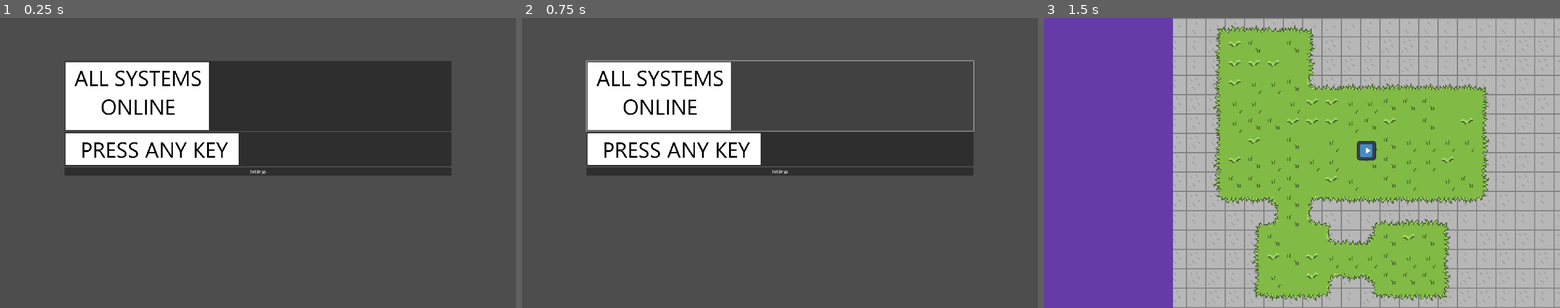
Above: before the commit, frames 1-3 (left to right).
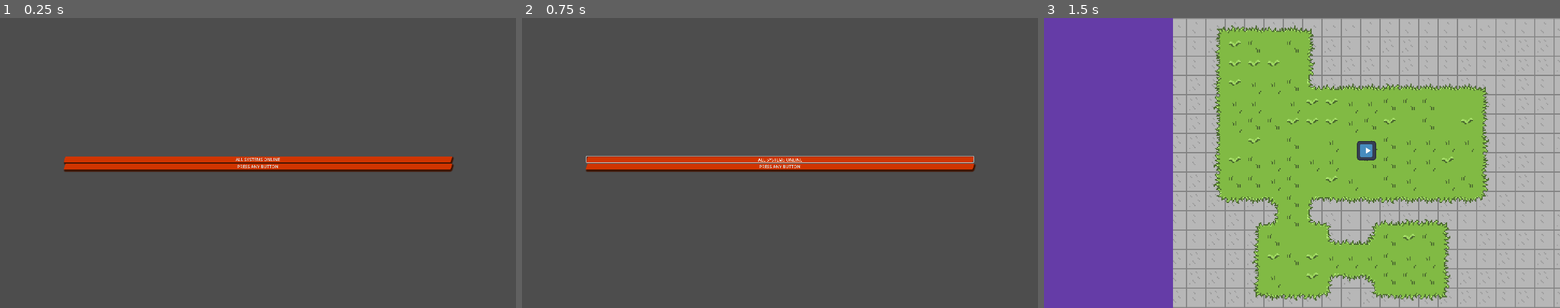
Above: after the commit, the same moments.

Repository: Earth-Turtle/jan-jam
Game: Godot game, scene res://scenes/main_menu.tscn
The game is run twice, just before and just after one commit, with the same random seed, the same clock (stepped at 60 frames per second) and the same inputs. The engine's default icon, where the game draws it, is replaced by a stand-in: a white triangle on a blue panel in a dark square.
Inputs (mouse positions are in pixels of both pictures, inside the frame that each line leads up to; where the layout moved, square brackets give the same spot in the first picture):
- Up to frame 1 (0.25 s): no input
- Up to frame 2 (0.75 s): click (780, 160) [780, 96] at 0.5 s
- Up to frame 3 (1.5 s): click (1302, 165) [1302, 148] at 1.25 s

The runs differ from the first frame. In frame 1, 29% of the frame differs, in the area x 12-88%, y 14-55%; in frame 2, 18%; in frame 3, nothing differs.

Commit message:
Themeing for buttons

Diff:
--- a/scenes/main_menu.tscn
+++ b/scenes/main_menu.tscn
@@ -1,8 +1,38 @@
-[gd_scene load_steps=4 format=3 uid="uid://dhemy5xe7i3pb"]
+[gd_scene load_steps=5 format=3 uid="uid://dhemy5xe7i3pb"]
 
 [ext_resource type="Script" path="res://scripts/main_menu.gd" id="1_3s4g0"]
-[ext_resource type="Texture2D" uid="uid://dg3ihiiarvf1e" path="res://resources/title.png" id="1_o6rv3"]
-[ext_resource type="Texture2D" uid="uid://buen8omv8amnn" path="res://resources/press_to_start.png" id="2_ehmjv"]
+
+[sub_resource type="StyleBoxFlat" id="StyleBoxFlat_5j43m"]
+bg_color = Color(0.816823, 0.20825, 9.62615e-08, 1)
+skew = Vector2(0.295, 0)
+border_width_left = 2
+border_width_top = 3
+border_color = Color(0.25098, 0.0784314, 0.0117647, 1)
+border_blend = true
+corner_radius_top_left = 5
+corner_radius_top_right = 5
+corner_radius_bottom_right = 5
+corner_radius_bottom_left = 5
+shadow_color = Color(0.25098, 0.0784314, 0.0117647, 1)
+shadow_size = 1
+anti_aliasing = false
+
+[sub_resource type="StyleBoxFlat" id="StyleBoxFlat_qxx5m"]
+bg_color = Color(0.816823, 0.20825, 9.62615e-08, 1)
+skew = Vector2(0.295, 0)
+border_blend = true
+corner_radius_top_left = 5
+corner_radius_top_right = 5
+corner_radius_bottom_right = 5
+corner_radius_bottom_left = 5
+shadow_color = Color(0.25098, 0.0784314, 0.0117647, 1)
+shadow_size = 5
+shadow_offset = Vector2(3, 5)
+anti_aliasing = false
+
+[sub_resource type="Theme" id="Theme_wa1np"]
+Button/styles/hover = SubResource("StyleBoxFlat_5j43m")
+Button/styles/normal = SubResource("StyleBoxFlat_qxx5m")
 
 [node name="MainMenu" type="Control"]
 layout_mode = 3
@@ -11,6 +41,7 @@
 offset_top = 80.0
 offset_right = 1800.0
 offset_bottom = 1000.0
+theme = SubResource("Theme_wa1np")
 script = ExtResource("1_3s4g0")
 
 [node name="MarginContainer" type="MarginContainer" parent="."]
@@ -27,18 +58,21 @@
 
 [node name="VBoxContainer" type="VBoxContainer" parent="MarginContainer"]
 layout_mode = 2
+size_flags_vertical = 4
 
 [node name="Title" type="Button" parent="MarginContainer/VBoxContainer"]
 layout_mode = 2
-icon = ExtResource("1_o6rv3")
+text = "ALL SYSTEMS ONLINE"
+autowrap_mode = 3
 
 [node name="Play" type="Button" parent="MarginContainer/VBoxContainer"]
 layout_mode = 2
-icon = ExtResource("2_ehmjv")
+text = "PRESS ANY BUTTON"
 
 [node name="Settings" type="Button" parent="MarginContainer/VBoxContainer"]
+visible = false
 layout_mode = 2
-text = "Settings"
+text = "SETTINGS"
 
 [connection signal="pressed" from="MarginContainer/VBoxContainer/Play" to="." method="_on_play_pressed"]
 [connection signal="pressed" from="MarginContainer/VBoxContainer/Settings" to="." method="_on_settings_pressed"]
